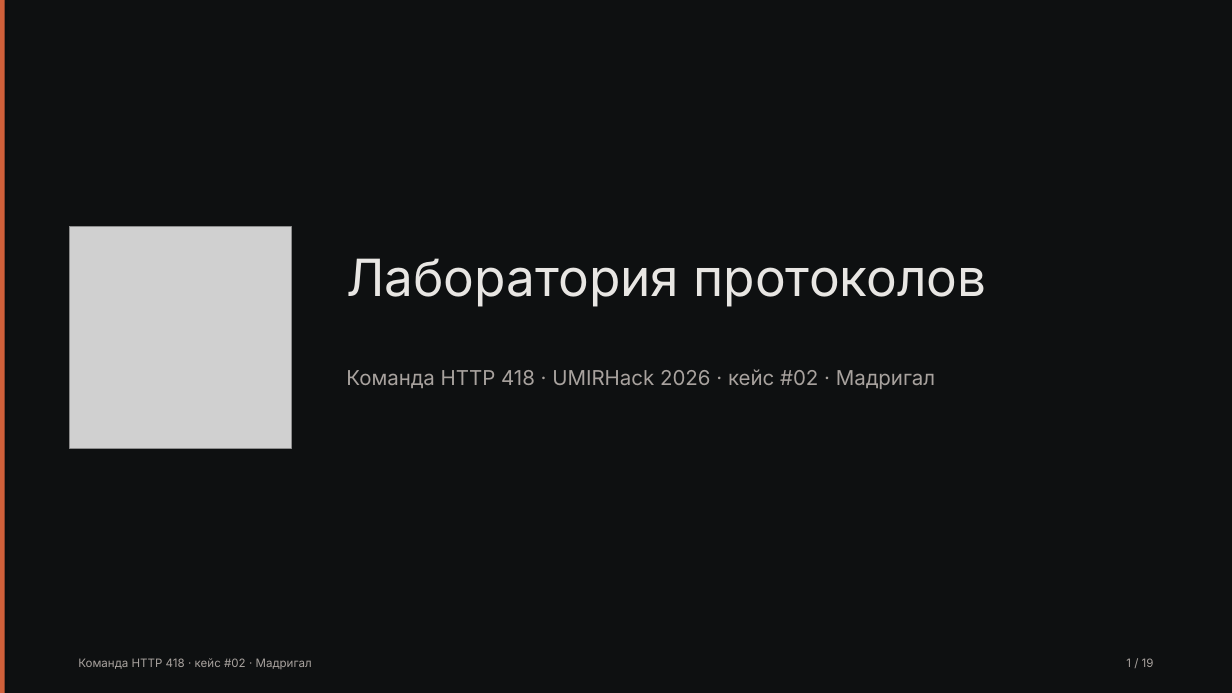
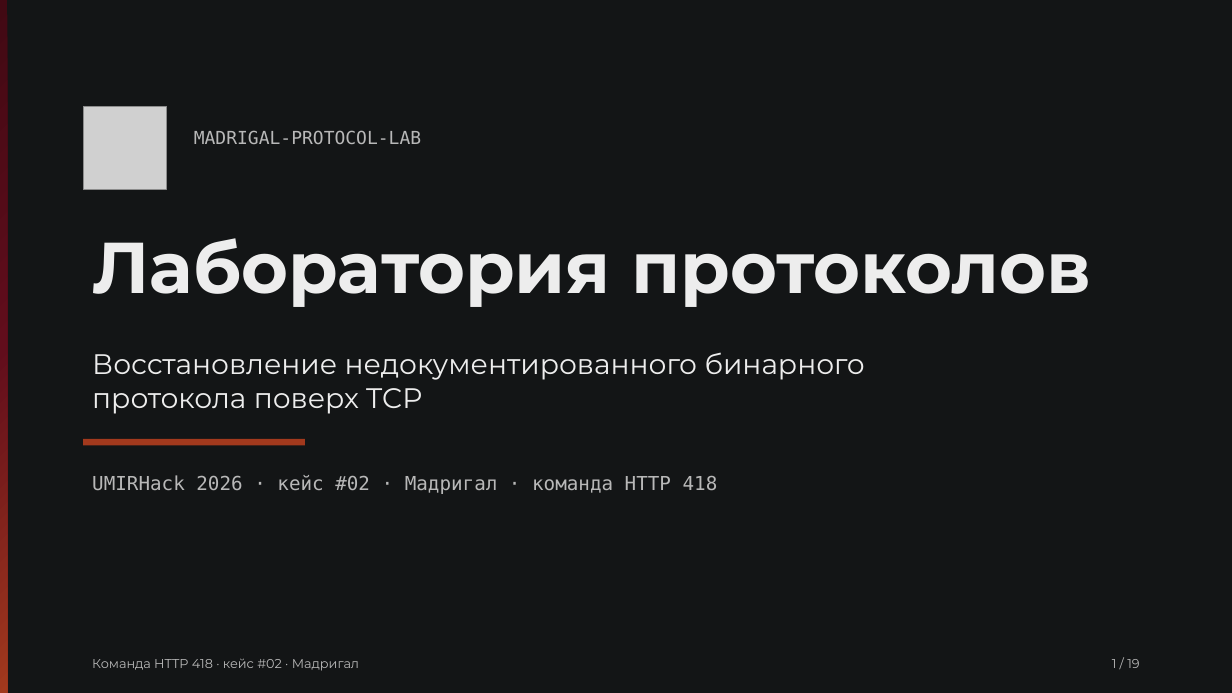
Before and after one commit to Pavel1778/madrigal-protocol-lab, a slide deck: slide 1 of presentation/slides.pptx. Drawn at 1232x693 pixels with LibreOffice and Linux fonts; fonts in the diff are those of the drawing; grey boxes stand for pictures. Boxes give left, top, right and bottom in pixels: in the first picture for what was removed or moved away, otherwise in the second. Text is boxed around its words. In the diff, an @@ line names an element or a change of style, - is before the commit and + after.

```diff
--- a/presentation/slides.pptx
+++ b/presentation/slides.pptx
@@ rectangle at [0,0,1232,693]: fill #0E1011 to #131516; shadow off @@
@@ rectangle at [0,0,7,693]: fill #D0603A to gradient #410913 to #610D1C to #A2391D; shadow off @@
@@ picture added at [83,106,166,189] @@
@@ text added at [194,130,421,144], 14 pt, text #B8B8B8 @@
+MADRIGAL-PROTOCOL-LAB
@@ picture removed at [69,226,291,448] @@
@@ text "Лаборатория протоколов": place and size @@
-text "Лаборатория протоколов" at [346,258,987,306]
+text "Лаборатория протоколов" at [92,238,1091,307]
@@ text "Лаборатория протоколов" at [92,238,1091,307]: size 40 to 56 pt, font Inter to Montserrat, text colour #E8E6E3 to #EDEDED, bold on @@
@@ text added at [92,352,865,414], 22 pt, text #EDEDED @@
+Восстановление недокументированного бинарного протокола поверх TCP
@@ rectangle added at [83,439,305,445], fill #A2391D @@
@@ text at [92,475,718,494]: text changed; size 16 to 15 pt; font Inter to DejaVu Sans Mono; text colour #A8A29E to #B8B8B8 @@
-Команда HTTP 418 · UMIRHack 2026 · кейс #02 · Мадригал
+UMIRHack 2026 · кейс #02 · Мадригал · команда HTTP 418
@@ text "Команда HTTP 418 · кейс ...": place and size @@
-text "Команда HTTP 418 · кейс ..." at [78,658,312,669]
+text "Команда HTTP 418 · кейс ..." at [92,658,359,671]
@@ text "Команда HTTP 418 · кейс ..." at [92,658,359,671]: size 9 to 10 pt, font Inter to Montserrat, text colour #A8A29E to #B8B8B8 @@
@@ text "1 / 19" at [1112,659,1139,668]: size 9 to 10 pt, font Inter to Montserrat, text colour #A8A29E to #B8B8B8 @@
@@ text "1 / 19": place and size @@
-text "1 / 19" at [1126,658,1154,667]
+text "1 / 19" at [1112,659,1139,668]
```
Also in this commit, not shown: 18 other slides changed, 41 other files.
